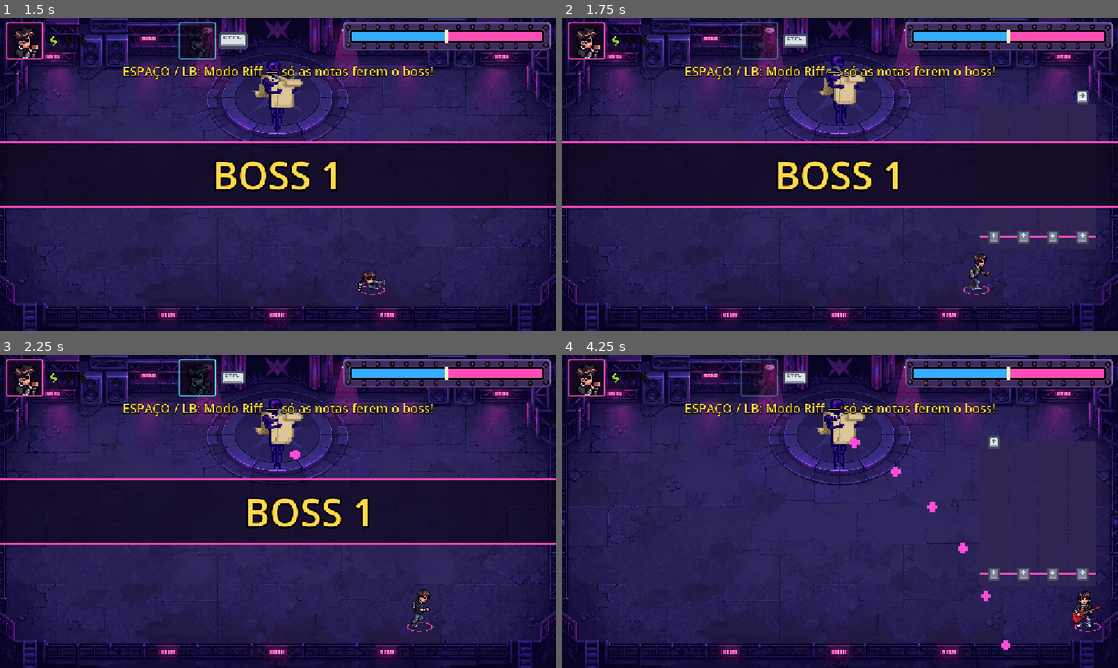
Above: before the commit, frames 1-4 (two rows, left to right).
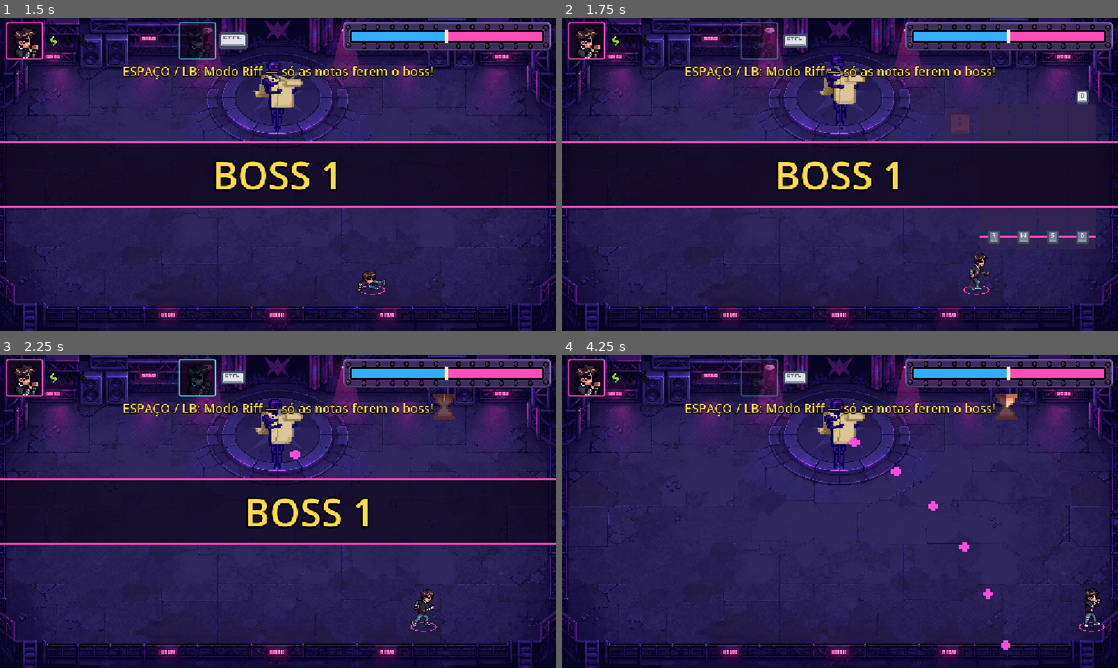
Above: after the commit, the same moments.

Repository: lucas-gif561/metalworld
Game: Godot game, scene res://fases/boss_1/boss_1.tscn
Two runs of this game, one before a commit and one after it. Both use one fixed random seed, a clock stepped at 60 frames per second and the inputs below. This scene is started directly instead of the project's main scene. Sound files missing from this copy of the repository are replaced by a short silence.
Inputs (mouse positions are in pixels of both pictures, inside the frame that each line leads up to):
- Up to frame 1 (1.5 s): tap Enter at 0.5 s; move the mouse to (400, 158) at 0.52 s; hold D (mover_direita) 0.53-1.28 s; hold J (atacar) 0.53-1.28 s; click (400, 158) at 0.67 s; tap K (dodge) at 0.8, 1.35 s; move the mouse to (166, 190) at 1.27 s; hold Down (riff_baixo, bound only before the commit) from 1.28 s (still down); click (166, 190) at 1.42 s
- Up to frame 2 (1.75 s): keep holding Down (riff_baixo, bound only before the commit); tap Space (p1_riff_mode) at 1.55 s
- Up to frame 3 (2.25 s): move the mouse to (333, 442) at 2.02 s; release Down (riff_baixo, bound only before the commit) at 2.03 s; hold D (mover_direita) from 2.03 s (still down); hold J (atacar) from 2.03 s (still down); tap Space (p1_riff_mode) at 2.1 s; click (333, 442) at 2.17 s
- Up to frame 4 (4.25 s): move the mouse to (812, 574) at 2.77 s; release D (mover_direita) at 2.78 s; release J (atacar) at 2.78 s; hold Up (p1_riff_cima, bound only before the commit) 2.78-3.53 s; tap J (atacar) at 2.85 s; click (812, 574) at 2.92 s; tap K (dodge) at 3.05, 3.6 s; move the mouse to (1006, 558) at 3.52 s; hold Left (riff_esquerda, bound only before the commit) from 3.53 s (still down); click (1006, 558) at 3.67 s; tap Space (p1_riff_mode) at 3.8 s

Frame 1 is identical in both runs. In frame 2, 0.2% of the frame differs, in the area x 70-95%, y 24-71%; in frame 3, 0.6%; in frame 4, 1.6%, in the area x 52-98%, y 12-89%.

Commit message:
Riff com risco: sair só pela tecla, dano expulsa e trava
P1 toca com A W S D e P2 com as setas (teclas certas nas notas e na linha
de acerto). Só a tecla do Riff fecha o modo; qualquer dano, inclusive da
nota maldita, expulsa os dois e trava o Riff por 30 s (sair por conta
própria trava 10 s), com uma ampulheta no HUD. Em dupla vêm sequências de
notas juntas, as notas aceleram com o tempo no Riff e um "!" pisca com o
boss fora do descanso. Valores ajustáveis no Inspector do RiffHUD.
Ampulheta: MakerTech (CC0); teclas e aviso: Kenney (CC0).

Co-Authored-By: Claude Opus 5.5 <noreply@anthropic.com>

Diff:
--- a/bosses/base/arena_boss.gd
+++ b/bosses/base/arena_boss.gd
@@ -7,14 +7,15 @@
 ##   - HUD/BossHealthBar, HUD/CaboDeForca, HUD/RiffHUD (riff/riff_hud.tscn)
 ##   - HudJogo (instância de ui/hud.tscn)
 ##
-## Riff: qualquer jogador aperta o botão do Riff para começar. Durante o Riff
-## os dois ficam parados tocando, em revezamento. Qualquer outro botão fecha.
+## Riff: qualquer jogador aperta o botão do Riff para começar e o mesmo botão
+## para sair. Durante o Riff os dois ficam parados tocando, em revezamento.
+## Dano em qualquer jogador (inclusive da nota maldita) expulsa os dois.
+## Depois de sair, o Riff trava um tempo (RiffHUD: trava_ao_sair e
+## trava_por_dano); o HUD mostra uma ampulheta enchendo até liberar.
 ##
 ## Cabo de força (usar_cabo_de_forca): a dupla divide UMA vida contra o boss.
 ## Dano em qualquer jogador enche o boss; dano no boss enche a dupla.
 ## Se a vida da dupla zerar, os dois caem juntos.
-
-const ACOES_DO_RIFF = ["riff_mode", "riff_esquerda", "riff_cima", "riff_baixo", "riff_direita"]
 
 @export var texto_inicio = "Modo Riff — só as notas ferem o boss!"
 @export var usar_cabo_de_forca := true
@@ -40,6 +41,8 @@
 	Jogo.preparar_jogadores(self)
 	Jogo.game_over.connect(_ao_game_over)
 	Jogo.jogador_entrou.connect(_ao_jogador_entrar)
+	for jogador in Jogo.jogadores:
+		_ligar_dano_no_riff(jogador)
 	Audio.tocar_musica("boss")
 
 	riff_hud.boss = boss
@@ -66,6 +69,7 @@
 
 
 func _ao_jogador_entrar(jogador) -> void:
+	_ligar_dano_no_riff(jogador)
 	jogador.bloqueado = riff_ativo
 	jogador.em_riff = riff_ativo
 	if usar_cabo_de_forca:
@@ -173,20 +177,16 @@
 	return false
 
 
-# Qualquer tecla ou botão que não seja do Riff fecha o modo, para dar tempo de reagir
-func _input(event: InputEvent) -> void:
-	if not riff_ativo or not event.is_pressed() or event.is_echo():
-		return
-
-	if not (event is InputEventKey or event is InputEventMouseButton or event is InputEventJoypadButton):
-		return
-
-	for id_jogador in [1, 2]:
-		for acao in ACOES_DO_RIFF:
-			if event.is_action(Controles.acao(id_jogador, acao)):
-				return
-
-	_encerrar_riff()
+func _ligar_dano_no_riff(jogador) -> void:
+	if not jogador.dano_sofrido.is_connected(_ao_dano_no_riff):
+		jogador.dano_sofrido.connect(_ao_dano_no_riff)
+
+
+## Qualquer dano em qualquer jogador tira os dois do Riff (trava longa)
+func _ao_dano_no_riff(_valor) -> void:
+	if riff_ativo and boss.vida_atual > 0:
+		_encerrar_riff()
+		riff_hud.travar(riff_hud.trava_por_dano)
 
 
 func _process(_delta: float) -> void:
@@ -204,5 +204,10 @@
 	if _apertou("riff_mode"):
 		if riff_ativo:
 			_encerrar_riff()
+			riff_hud.travar(riff_hud.trava_ao_sair)
+		elif riff_hud.travado():
+			hud.recusar_riff()
 		else:
 			_abrir_riff()
+
+	hud.mostrar_trava_riff(riff_hud.progresso_trava())
--- a/project.godot
+++ b/project.godot
@@ -66,22 +66,22 @@
 }
 riff_cima={
 "deadzone": 0.2,
-"events": [Object(InputEventKey,"resource_local_to_scene":fa …(140 unchanged characters)… d":false,"keycode":0,"physical_keycode":4194320,"key_label":0,"unicode":0,"location":0,"echo":false,"script":null)
+"events": [Object(InputEventKey,"resource_local_to_scene":fa …(140 unchanged characters)… d":false,"keycode":0,"physical_keycode":87,"key_label":0,"unicode":119,"location":0,"echo":false,"script":null)
 ]
 }
 riff_baixo={
 "deadzone": 0.2,
-"events": [Object(InputEventKey,"resource_local_to_scene":fa …(140 unchanged characters)… d":false,"keycode":0,"physical_keycode":4194322,"key_label":0,"unicode":0,"location":0,"echo":false,"script":null)
+"events": [Object(InputEventKey,"resource_local_to_scene":fa …(140 unchanged characters)… d":false,"keycode":0,"physical_keycode":83,"key_label":0,"unicode":115,"location":0,"echo":false,"script":null)
 ]
 }
 riff_esquerda={
 "deadzone": 0.2,
-"events": [Object(InputEventKey,"resource_local_to_scene":fa …(140 unchanged characters)… d":false,"keycode":0,"physical_keycode":4194319,"key_label":0,"unicode":0,"location":0,"echo":false,"script":null)
+"events": [Object(InputEventKey,"resource_local_to_scene":fa …(140 unchanged characters)… d":false,"keycode":0,"physical_keycode":65,"key_label":0,"unicode":97,"location":0,"echo":false,"script":null)
 ]
 }
 riff_direita={
 "deadzone": 0.2,
-"events": [Object(InputEventKey,"resource_local_to_scene":fa …(140 unchanged characters)… d":false,"keycode":0,"physical_keycode":4194321,"key_label":0,"unicode":0,"location":0,"echo":false,"script":null)
+"events": [Object(InputEventKey,"resource_local_to_scene":fa …(140 unchanged characters)… d":false,"keycode":0,"physical_keycode":68,"key_label":0,"unicode":100,"location":0,"echo":false,"script":null)
 ]
 }
 dodge={
--- a/riff/nota_riff.gd
+++ b/riff/nota_riff.gd
@@ -2,12 +2,18 @@
 
 signal perdida
 
-# Ordem das pistas: ← ↑ ↓ →
+# Ordem das pistas: ← ↑ ↓ →. O P2 toca nas setas; o P1, em A W S D.
 const SETAS = [
 	preload("res://riff/sprites/tecla_esquerda.png"),
 	preload("res://riff/sprites/tecla_cima.png"),
 	preload("res://riff/sprites/tecla_baixo.png"),
 	preload("res://riff/sprites/tecla_direita.png"),
+]
+const TECLAS_P1 = [
+	preload("res://riff/sprites/tecla_a.png"),
+	preload("res://riff/sprites/tecla_w.png"),
+	preload("res://riff/sprites/tecla_s.png"),
+	preload("res://riff/sprites/tecla_d.png"),
 ]
 
 @export var velocidade: float = 200.0
@@ -25,7 +31,7 @@
 
 
 func atualizar_seta():
-	seta.texture = SETAS[coluna]
+	seta.texture = (TECLAS_P1 if dono == 1 else SETAS)[coluna]
 
 
 func _process(delta: float) -> void:
--- a/riff/riff_hud.gd
+++ b/riff/riff_hud.gd
@@ -5,9 +5,19 @@
 ## entre P1 e P2. Cada nota tem a cor do dono e só o dono pode acertá-la.
 ## Se só um jogador estiver de pé, todas as notas são dele.
 ##
+## Notas juntas: em dupla, às vezes vem uma sequência de batidas com uma nota
+## de cada jogador ao mesmo tempo (chance_notas_juntas).
+## Aceleração: quanto mais tempo no Riff, mais rápido as notas caem (sempre
+## chegando no tempo da música), até velocidade_maxima. Volta ao normal ao sair.
+##
 ## Nota maldita (se o boss permitir): vermelha, machuca quem tocar. Sempre
 ## vem com uma nota normal junto, para existir um acerto possível.
 ## Com o escudo do boss ativo, as notas não ferem.
+##
+## Trava: sair do Riff trava ele por trava_ao_sair segundos; ser expulso por
+## dano (inclusive da nota maldita), por trava_por_dano. A arena controla
+## quando sair; aqui fica o tempo restante (o HUD mostra uma ampulheta).
+## Aviso: com o Riff aberto e o boss fora do descanso (atacando), um "!" pisca.
 
 const NOTAS_POR_BLOCO = 4
 const TECLAS = ["riff_esquerda", "riff_cima", "riff_baixo", "riff_direita"]
@@ -23,9 +33,41 @@
 ## Quem leva o dano. A arena (arena_boss.gd) preenche sozinha.
 @export var boss: Node2D
 
+@export_group("Trava")
+## Segundos sem poder abrir o Riff depois de levar dano tocando
+@export var trava_por_dano: float = 30.0
+## Segundos sem poder abrir o Riff depois de fechar por conta própria
+@export var trava_ao_sair: float = 10.0
+
+@export_group("Dificuldade")
+## Quanto a velocidade das notas sobe por segundo de Riff (0,03 = +3%/s)
+@export var aceleracao_por_segundo: float = 0.03
+## Limite da aceleração (1,6 = notas 60% mais rápidas)
+@export var velocidade_maxima: float = 1.6
+## Em dupla: chance de começar uma sequência de notas juntas (P1 e P2)
+@export var chance_notas_juntas: float = 0.2
+
 @onready var notas_container = $NotasContainer
 @onready var label_feedback = $LabelFeedback
 @onready var label_vez = $LabelVez
+@onready var aviso = $Aviso
+@onready var indicadores = [
+	$NotasContainer/IndicadorEsquerda, $NotasContainer/IndicadorCima,
+	$NotasContainer/IndicadorBaixo, $NotasContainer/IndicadorDireita,
+]
+
+const INDICADORES_SETAS = [
+	preload("res://riff/sprites/tecla_esquerda_apagada.png"),
+	preload("res://riff/sprites/tecla_cima_apagada.png"),
+	preload("res://riff/sprites/tecla_baixo_apagada.png"),
+	preload("res://riff/sprites/tecla_direita_apagada.png"),
+]
+const INDICADORES_P1 = [
+	preload("res://riff/sprites/tecla_a_apagada.png"),
+	preload("res://riff/sprites/tecla_w_apagada.png"),
+	preload("res://riff/sprites/tecla_s_apagada.png"),
+	preload("res://riff/sprites/tecla_d_apagada.png"),
+]
 
 const COR_PERFECT = Color(0.35, 0.9, 1.0)
 const COR_GOOD = Color(0.5, 1.0, 0.5)
@@ -42,6 +84,11 @@
 var dono_bloco: int = 1
 var notas_no_bloco: int = 0
 var viagem_nota: float = 0.0
+var velocidade_base: float = 200.0
+var tempo_no_riff := 0.0
+var juntas_restantes := 0
+var trava_restante := 0.0
+var trava_total := 0.0
 
 
 func iniciar_riff():
@@ -49,10 +96,14 @@
 		return
 
 	var modelo = cena_nota.instantiate()
-	viagem_nota = (posicao_acerto + 30.0) / modelo.velocidade
+	velocidade_base = modelo.velocidade
+	viagem_nota = (posicao_acerto + 30.0) / velocidade_base
 	modelo.free()
 
 	tocando = true
+	tempo_no_riff = 0.0
+	juntas_restantes = 0
+	aviso.hide()
 	geracao_id += 1
 	notas_no_bloco = 0
 	var vivos = _ids_vivos()
@@ -64,6 +115,7 @@
 	tocando = false
 	label_feedback.text = ""
 	label_vez.hide()
+	aviso.hide()
 
 	for nota in _notas():
 		nota.queue_free()
@@ -71,25 +123,52 @@
 
 func gerar_notas(id):
 	while tocando and id == geracao_id:
-		await get_tree().create_timer(_tempo_ate_proxima_nota()).timeout
+		# A velocidade é decidida antes de esperar, para a nota cair no tempo
+		var fator = fator_velocidade()
+		await get_tree().create_timer(_tempo_ate_proxima_nota(fator)).timeout
 
 		if not tocando or id != geracao_id:
 			return
 
+		var coluna = randi_range(0, 3)
+		var outras = [0, 1, 2, 3]
+		outras.erase(coluna)
+
+		if _vem_notas_juntas():
+			_criar_nota(coluna, 1, false, fator)
+			_criar_nota(outras.pick_random(), 2, false, fator)
+			continue
+
 		var dono = _proximo_dono()
-		var coluna = randi_range(0, 3)
 		var maldita = boss.has_method("nota_maldita_disponivel") and boss.nota_maldita_disponivel() and randf() < chance_nota_maldita
 
-		_criar_nota(coluna, dono, maldita)
+		_criar_nota(coluna, dono, maldita, fator)
 
 		if maldita:
-			var outras = [0, 1, 2, 3]
-			outras.erase(coluna)
-			_criar_nota(outras.pick_random(), dono, false)
-
-
-func _criar_nota(coluna: int, dono: int, maldita: bool) -> void:
+			_criar_nota(outras.pick_random(), dono, false, fator)
+
+
+## Sequência de 1 a 4 batidas com uma nota de cada jogador ao mesmo tempo
+func _vem_notas_juntas() -> bool:
+	if _ids_vivos().size() < 2:
+		juntas_restantes = 0
+		return false
+	if juntas_restantes == 0 and randf() < chance_notas_juntas:
+		juntas_restantes = randi_range(1, 4)
+	if juntas_restantes > 0:
+		juntas_restantes -= 1
+		return true
+	return false
+
+
+## Quanto mais tempo no Riff, mais rápido (1 = normal)
+func fator_velocidade() -> float:
+	return minf(1.0 + tempo_no_riff * aceleracao_por_segundo, velocidade_maxima)
+
+
+func _criar_nota(coluna: int, dono: int, maldita: bool, fator := 1.0) -> void:
 	var nota = cena_nota.instantiate()
+	nota.velocidade = velocidade_base * fator
 	notas_container.add_child(nota)
 	nota.coluna = coluna
 	nota.dono = dono
@@ -105,9 +184,9 @@
 
 
 # Quanto esperar para a próxima nota chegar à linha no tempo da música
-func _tempo_ate_proxima_nota() -> float:
+func _tempo_ate_proxima_nota(fator := 1.0) -> float:
 	var periodo = 60.0 / bpm
-	var chegada = Audio.posicao_musica() + viagem_nota - offset_batida
+	var chegada = Audio.posicao_musica() + viagem_nota / fator - offset_batida
 	var falta = periodo - fposmod(chegada, periodo)
 	# Evita duas notas coladas quando o timer acorda logo antes da batida
 	return falta + periodo if falta < 0.05 else falta
@@ -139,9 +218,16 @@
 	return notas_container.get_children().filter(func(n): return n.has_method("atualizar_seta"))
 
 
-func _process(_delta: float) -> void:
+func _process(delta: float) -> void:
+	if trava_restante > 0.0:
+		trava_restante = maxf(trava_restante - delta, 0.0)
+
 	if not tocando:
 		return
+
+	tempo_no_riff += delta
+	# "!" piscando: o boss não está descansando, ele pode atacar a qualquer hora
+	aviso.visible = boss != null and not boss.get("descansando")
 
 	for jogador in Jogo.jogadores_vivos():
 		for i in range(4):
@@ -154,6 +240,7 @@
 func _atualizar_vez():
 	if not _em_dupla():
 		label_vez.hide()
+		_mostrar_teclas_de(1)
 		return
 
 	# Mostra o dono da próxima nota a chegar na linha
@@ -165,9 +252,33 @@
 	if proxima == null:
 		return
 
+	_mostrar_teclas_de(proxima.dono)
 	label_vez.text = "VEZ DO P%d" % proxima.dono
 	label_vez.modulate = Jogo.cor(proxima.dono)
 	label_vez.show()
+
+
+## As teclas na linha de acerto: A W S D do P1 ou as setas do P2
+func _mostrar_teclas_de(id_jogador: int) -> void:
+	var texturas = INDICADORES_P1 if id_jogador == 1 else INDICADORES_SETAS
+	for i in indicadores.size():
+		indicadores[i].texture = texturas[i]
+
+
+# ---------------------------------------------------------------- Trava e aviso
+
+func travar(segundos: float) -> void:
+	trava_total = segundos
+	trava_restante = segundos
+
+
+func travado() -> bool:
+	return trava_restante > 0.0
+
+
+## 0 = acabou de travar, 1 = liberado (para a ampulheta do HUD)
+func progresso_trava() -> float:
+	return 1.0 if trava_total <= 0.0 else 1.0 - trava_restante / trava_total
 
 
 func verificar_nota(coluna, id_jogador := 1):
--- a/riff/riff_hud.tscn
+++ b/riff/riff_hud.tscn
@@ -6,6 +6,41 @@
 [ext_resource type="Texture2D" path="res://riff/sprites/tecla_baixo_apagada.png" id="20_baixo"]
 [ext_resource type="Texture2D" path="res://riff/sprites/tecla_esquerda_apagada.png" id="20_esquerda"]
 [ext_resource type="Texture2D" path="res://riff/sprites/tecla_direita_apagada.png" id="20_direita"]
+[ext_resource type="Texture2D" path="res://riff/sprites/aviso.png" id="21_aviso"]
+
+[sub_resource type="Animation" id="Animation_aviso"]
+resource_name = "piscar"
+length = 0.5
+loop_mode = 1
+tracks/0/type = "value"
+tracks/0/imported = false
+tracks/0/enabled = true
+tracks/0/path = NodePath(".:modulate")
+tracks/0/interp = 1
+tracks/0/loop_wrap = true
+tracks/0/keys = {
+"times": PackedFloat32Array(0, 0.25),
+"transitions": PackedFloat32Array(1, 1),
+"update": 1,
+"values": [Color(1, 1, 1, 1), Color(1, 1, 1, 0.2)]
+}
+tracks/1/type = "value"
+tracks/1/imported = false
+tracks/1/enabled = true
+tracks/1/path = NodePath(".:scale")
+tracks/1/interp = 1
+tracks/1/loop_wrap = true
+tracks/1/keys = {
+"times": PackedFloat32Array(0, 0.25),
+"transitions": PackedFloat32Array(0.5, 1),
+"update": 0,
+"values": [Vector2(1.2, 1.2), Vector2(1, 1)]
+}
+
+[sub_resource type="AnimationLibrary" id="AnimationLibrary_aviso"]
+_data = {
+&"piscar": SubResource("Animation_aviso")
+}
 
 [node name="RiffHUD" type="Control" unique_id=948874030]
 layout_mode = 3
@@ -64,7 +99,7 @@
 offset_bottom = 278.0
 color = Color(1, 0.3019608, 0.72156864, 1)
 
-[node name="IndicadorCima" type="TextureRect" parent="NotasContainer" unique_id=1562985078]
+[node name="IndicadorEsquerda" type="TextureRect" parent="NotasContainer" unique_id=1562985078]
 layout_mode = 0
 offset_left = 13.0
 offset_top = 260.0
@@ -73,7 +108,7 @@
 texture = ExtResource("20_esquerda")
 expand_mode = 1
 
-[node name="IndicadorBaixo" type="TextureRect" parent="NotasContainer" unique_id=1960229845]
+[node name="IndicadorCima" type="TextureRect" parent="NotasContainer" unique_id=1960229845]
 layout_mode = 0
 offset_left = 74.0
 offset_top = 260.0
@@ -82,7 +117,7 @@
 texture = ExtResource("20_cima")
 expand_mode = 1
 
-[node name="IndicadorEsquerda" type="TextureRect" parent="NotasContainer" unique_id=1070303815]
+[node name="IndicadorBaixo" type="TextureRect" parent="NotasContainer" unique_id=1070303815]
 layout_mode = 0
 offset_left = 135.0
 offset_top = 260.0
@@ -123,3 +158,22 @@
 text = "VEZ DO P1"
 horizontal_alignment = 1
 vertical_alignment = 1
+
+[node name="Aviso" type="TextureRect" parent="."]
+visible = false
+self_modulate = Color(1, 0.35, 0.25, 1)
+layout_mode = 0
+offset_left = -72.0
+offset_top = 90.0
+offset_right = -8.0
+offset_bottom = 154.0
+pivot_offset = Vector2(32, 32)
+mouse_filter = 2
+texture = ExtResource("21_aviso")
+expand_mode = 1
+
+[node name="Piscar" type="AnimationPlayer" parent="Aviso"]
+libraries = {
+&"": SubResource("AnimationLibrary_aviso")
+}
+autoplay = &"piscar"
--- a/tests/teste_coop.gd
+++ b/tests/teste_coop.gd
@@ -142,6 +142,7 @@
 	checar(cena.riff_ativo and p1.bloqueado and p2.bloqueado, "P2 abre o Riff e os dois ficam tocando")
 
 	riff.bpm = 600.0
+	riff.chance_notas_juntas = 0.0
 	await esperar(2.2)
 	var donos = []
 	for nota in riff._notas():
@@ -153,6 +154,22 @@
 		if donos[i] != donos[i - 1]:
 			trocas += 1
 	checar(donos.size() >= 8 and 1 in donos and 2 in donos and trocas <= donos.size() / 4 + 1, "notas em blocos alternando P1 e P2")
+
+	# Notas juntas: na mesma batida, uma do P1 e uma do P2
+	for n in riff._notas():
+		n.queue_free()
+	riff.chance_notas_juntas = 1.0
+	await esperar(1.5)
+	var por_altura = {}
+	for n in riff._notas():
+		var chave = roundi(n.position.y / 4.0)
+		por_altura[chave] = por_altura.get(chave, []) + [n.dono]
+	var pares = por_altura.values().filter(func(d): return d.size() == 2 and 1 in d and 2 in d)
+	checar(pares.size() >= 3, "notas juntas: P1 e P2 na mesma batida (%d pares)" % pares.size())
+	var teclas_p1 = ["tecla_a.png", "tecla_w.png", "tecla_s.png", "tecla_d.png"]
+	var notas_p1 = riff._notas().filter(func(n): return n.dono == 1)
+	checar(not notas_p1.is_empty() and notas_p1.all(func(n): return n.seta.texture.resource_path.get_file() in teclas_p1), "notas do P1 mostram A W S D")
+	riff.chance_notas_juntas = 0.0
 
 	# Só o dono da nota acerta
 	riff.parar_riff()
--- a/tests/teste_novidades.gd
+++ b/tests/teste_novidades.gd
@@ -1,7 +1,8 @@
 extends SceneTree
 ## Teste das novidades que voltaram: impacto, barris e comida, ataques do
 ## boss, fases, escudo, nota maldita, cabo de força (vida compartilhada)
-## e "qualquer outro botão fecha o Riff". Rode com: tests/rodar_testes.sh
+## e as regras do Riff (sair, trava, dano expulsa, aceleração).
+## Rode com: tests/rodar_testes.sh
 
 var jogo: Node
 var falhas := 0
@@ -135,7 +136,7 @@
 
 
 func _teste_riff() -> void:
-	print("== Riff: fases, nota maldita e fechar com outro botão")
+	print("== Riff: sair, trava, dano expulsa, fases e nota maldita")
 	var cena = await _boss_1()
 	var boss = cena.boss
 	var riff = cena.riff_hud
@@ -144,11 +145,37 @@
 	await apertar("p1_riff_mode")
 	checar(cena.riff_ativo, "Riff aberto")
 	await apertar_tecla(KEY_W)
-	checar(not cena.riff_ativo and not p1.bloqueado, "apertar W (andar) fecha o Riff")
-
-	await apertar("p1_riff_mode")
-	await apertar("p1_riff_cima")
-	checar(cena.riff_ativo, "tocar uma nota não fecha o Riff")
+	checar(cena.riff_ativo, "W toca nota do P1 e não fecha o Riff")
+	await apertar("p1_atacar")
+	await apertar("p1_dodge")
+	checar(cena.riff_ativo, "outros botões não fecham mais o Riff")
+	checar(riff.fator_velocidade() > 1.0, "notas aceleram com o tempo no Riff (%.2fx)" % riff.fator_velocidade())
+
+	await apertar("p1_riff_mode")
+	checar(not cena.riff_ativo and not p1.bloqueado, "a mesma tecla fecha o Riff")
+	checar(riff.travado() and is_equal_approx(riff.trava_total, riff.trava_ao_sair), "sair trava o Riff por %d s" % riff.trava_ao_sair)
+	await process_frame
+	checar(cena.hud.get_node("TravaRiff").visible, "ampulheta aparece no HUD")
+	await apertar("p1_riff_mode")
+	checar(not cena.riff_ativo, "travado, o Riff não abre")
+
+	riff.trava_restante = 0.0
+	await apertar("p1_riff_mode")
+	checar(cena.riff_ativo, "liberado, o Riff abre de novo")
+	boss._encerrar_descanso()
+	await process_frame
+	checar(riff.aviso.visible, "\"!\" pisca com o boss fora do descanso")
+	p1.invencivel = false
+	p1.timer_invencibilidade.stop()
+	var vida_boss_antes = boss.vida_atual
+	p1.receber_dano(1)
+	await process_frame
+	boss.vida_atual = vida_boss_antes # o cabo de força curou o boss; desfaz para o teste das fases
+	checar(not cena.riff_ativo, "levar dano expulsa do Riff")
+	checar(is_equal_approx(riff.trava_total, riff.trava_por_dano), "dano trava o Riff por %d s" % riff.trava_por_dano)
+	p1.invencivel = true
+	riff.trava_restante = 0.0
+	await apertar("p1_riff_mode")
 
 	# Um Riff bom derruba uma fase inteira
 	var dano = boss.dano_da_nota(true)
@@ -159,11 +186,13 @@
 	checar(not cena.riff_ativo, "mudar de fase fecha o Riff")
 	checar(boss.nota_maldita_disponivel(), "nota maldita liberada na fase 2")
 
-	# Nota maldita machuca quem toca e não fere o boss
+	# Nota maldita machuca quem toca, não fere o boss e expulsa do Riff
 	for runa in get_nodes_in_group("runas"):
 		runa.receber_dano(99)
 	await process_frame
-	riff.tocando = true
+	riff.trava_restante = 0.0
+	if not cena.riff_ativo:
+		await apertar("p1_riff_mode")
 	p1.invencivel = false
 	p1.timer_invencibilidade.stop()
 	var vida_p1 = p1.vida
@@ -178,7 +207,8 @@
 	riff.verificar_nota(0, 1)
 	checar(p1.vida == vida_p1 - 1, "nota maldita tira vida de quem tocou")
 	checar(boss.vida_atual >= vida_boss, "nota maldita não fere o boss")
-	riff.tocando = false
+	await process_frame
+	checar(not cena.riff_ativo and is_equal_approx(riff.trava_total, riff.trava_por_dano), "nota maldita também expulsa e trava o Riff")
 
 
 func _teste_cabo_de_forca() -> void:
--- a/ui/hud.gd
+++ b/ui/hud.gd
@@ -24,6 +24,7 @@
 @onready var subtitulo_fim = $TelaFim/Conteudo/Subtitulo
 
 var aviso_id := 0
+var _tween_trava: Tween
 var paineis := {}
 var conectados := []
 
@@ -143,6 +144,25 @@
 	titulo_fase.get_node("Animacao").play("entrar")
 
 
+## Ampulheta do Riff travado: enche como relógio até liberar (1 = liberado)
+func mostrar_trava_riff(progresso: float) -> void:
+	var trava = $TravaRiff
+	trava.visible = progresso < 1.0
+	trava.value = progresso
+
+
+## Tentou abrir o Riff travado: a ampulheta treme
+func recusar_riff() -> void:
+	Audio.tocar("nota_miss")
+	var trava = $TravaRiff
+	if _tween_trava:
+		_tween_trava.kill()
+	trava.rotation = 0.0
+	_tween_trava = trava.create_tween()
+	for angulo in [0.3, -0.3, 0.15, 0.0]:
+		_tween_trava.tween_property(trava, "rotation", angulo, 0.05)
+
+
 ## Seta piscando para a direita quando a área foi limpa
 func mostrar_siga(mostrar: bool) -> void:
 	siga.visible = mostrar
--- a/ui/hud.tscn
+++ b/ui/hud.tscn
@@ -9,6 +9,7 @@
 [ext_resource type="PackedScene" path="res://ui/menu_pausa.tscn" id="7_pausa"]
 [ext_resource type="Texture2D" path="res://ui/sprites/botao_a.png" id="8_botao_a"]
 [ext_resource type="Texture2D" path="res://ui/sprites/tecla_ctrl.png" id="9_ctrl"]
+[ext_resource type="Texture2D" path="res://ui/sprites/ampulheta.png" id="10_ampulheta"]
 
 [sub_resource type="Animation" id="Animation_vaga"]
 resource_name = "esperar"
@@ -535,6 +536,26 @@
 }
 autoplay = &"piscar"
 
+[node name="TravaRiff" type="TextureProgressBar" parent="."]
+visible = false
+anchors_preset = 1
+anchor_left = 1.0
+anchor_right = 1.0
+offset_left = -268.0
+offset_top = 72.0
+offset_right = -196.0
+offset_bottom = 144.0
+grow_horizontal = 0
+pivot_offset = Vector2(36, 36)
+mouse_filter = 2
+max_value = 1.0
+step = 0.001
+fill_mode = 4
+nine_patch_stretch = true
+texture_under = ExtResource("10_ampulheta")
+texture_progress = ExtResource("10_ampulheta")
+tint_under = Color(0.5, 0.45, 0.55, 0.75)
+
 [node name="Aviso" type="Label" parent="."]
 anchors_preset = 10
 anchor_right = 1.0
--- a/ui/tela_inicial.gd
+++ b/ui/tela_inicial.gd
@@ -9,14 +9,14 @@
 ## Confirmar: Enter, Espaço, J, A ou START.
 
 const TEXTO_CONTROLES = """P1 (teclado): WASD mover · J socar · K dodge · E interagir e levantar
-Espaço abre o Riff · Setas tocam as notas · R reinicia depois do game over
+Espaço abre e fecha o Riff · A W S D tocam as notas · R reinicia
 
 P2 (controle): analógico mover · X socar · A dodge · B interagir e levantar
-LB abre o Riff · X Y A B tocam as notas · START entra na partida e reinicia
+LB abre e fecha o Riff · Direcional ou X Y A B tocam · START entra e reinicia
 
 ESC / START pausa (e permite remover o P2).
 Caído? O parceiro segura E / B perto para levantar.
-No boss, só as notas do Riff ferem: abra o Riff quando o boss se ajoelhar."""
+No boss, só o Riff fere: abra quando ele se ajoelhar. Levou dano? O Riff trava."""
 
 const TEXTO_CREDITOS = """MetalWorld — projeto da disciplina
 
Binary file added: riff/sprites/aviso.png
Not shown, added: riff/sprites/aviso.png.import
Binary file added: riff/sprites/tecla_a.png
Not shown, added: riff/sprites/tecla_a.png.import
Binary file added: riff/sprites/tecla_a_apagada.png
Not shown, added: riff/sprites/tecla_a_apagada.png.import
Binary file added: riff/sprites/tecla_d.png
Not shown, added: riff/sprites/tecla_d.png.import
Binary file added: riff/sprites/tecla_d_apagada.png
Not shown, added: riff/sprites/tecla_d_apagada.png.import
Binary file added: riff/sprites/tecla_s.png
Not shown, added: riff/sprites/tecla_s.png.import
(and 11 more such lines)
